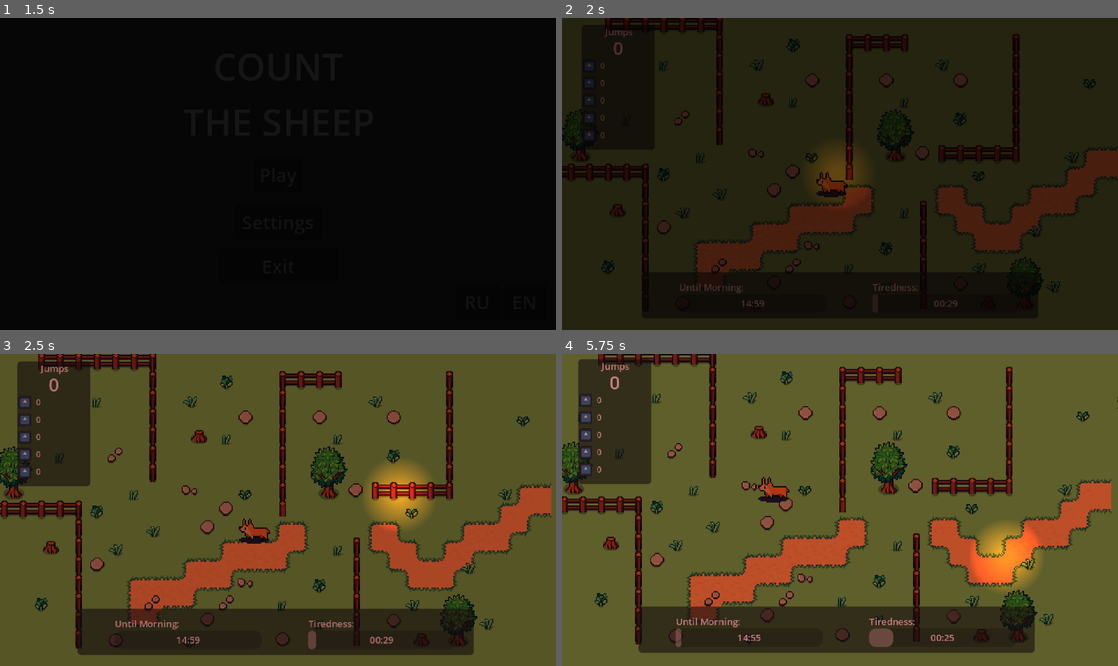
Above: before the commit, frames 1-4 (two rows, left to right).
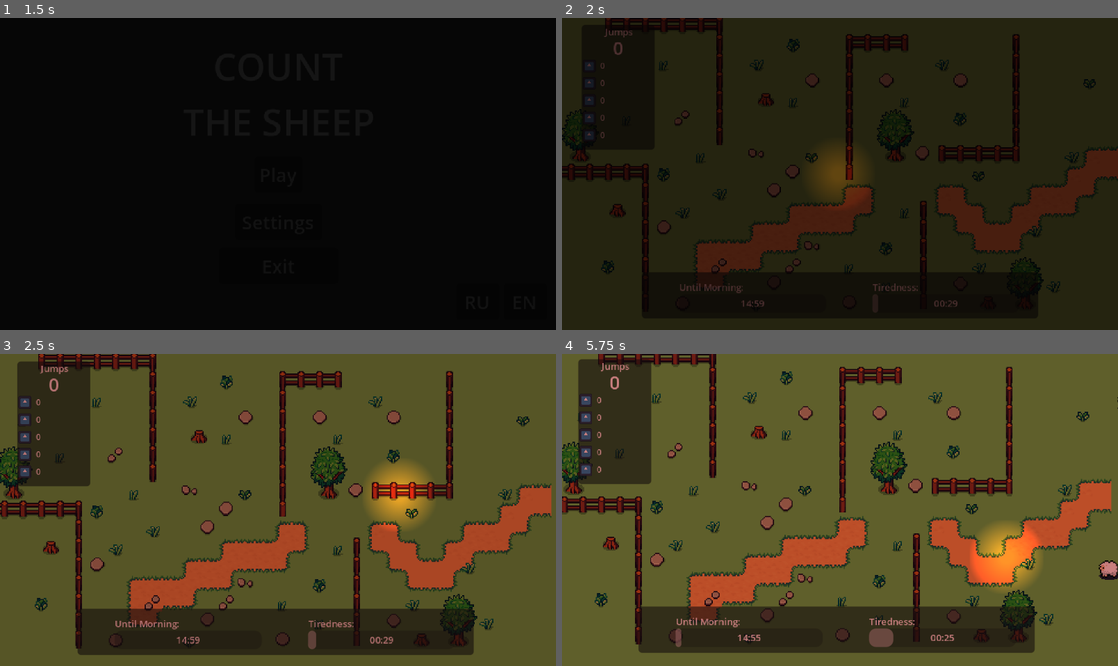
Above: after the commit, the same moments.

Repository: kandlash/Count-The-Sheep
Game: Godot game, scene res://scenes/main_menu.tscn
The game is run twice, just before and just after one commit, with the same random seed, the same clock (stepped at 60 frames per second) and the same inputs. The engine's default icon, where the game draws it, is replaced by a stand-in: a white triangle on a blue panel in a dark square. Sound files missing from this copy of the repository are replaced by a short silence.
Inputs (mouse positions are in pixels of both pictures, inside the frame that each line leads up to):
- Up to frame 1 (1.5 s): click "Play" at 0.5 s; click "Play" at 1.25 s
- Up to frame 2 (2 s): no input
- Up to frame 3 (2.5 s): tap Enter (ui_accept) at 2, 2.1, 2.27 s; move the mouse to (400, 494) at 2.02 s; click (400, 494) at 2.17 s
- Up to frame 4 (5.75 s): tap Enter (ui_accept) at 2.57, 3.6, 5.1, 5.27, 5.57 s; drag from (728, 525) to (1012, 435) at 2.77 s; move the mouse to (895, 441) at 3.52 s; click (895, 441) at 3.67 s; drag from (812, 572) to (845, 450) at 4.27 s; move the mouse to (1006, 556) at 5.02 s; click (1006, 556) at 5.17 s

Frame 1 is identical in both runs. In frame 2, 0.2% of the frame differs, in the area x 45-52%, y 49-58%; in frame 3, 0.3%; in frame 4, 0.5%, in the area x 35-100%, y 39-73%.

Commit message:
more sheep generators

Diff:
--- a/scenes/world.tscn
+++ b/scenes/world.tscn
@@ -485,13 +485,30 @@
 spawn_delay_min = 8.0
 spawn_delay_max = 17.0
 
-[node name="sheep_generator3" parent="." unique_id=215713845 instance=ExtResource("7_i7141")]
-position = Vector2(256, 71)
+[node name="sheep_generator5" parent="." unique_id=1102858592 instance=ExtResource("7_i7141")]
+position = Vector2(256, -89)
 spawn_delay_min = 6.0
 spawn_delay_max = 15.0
 
-[node name="sheep_generator5" parent="." unique_id=1102858592 instance=ExtResource("7_i7141")]
-position = Vector2(256, -89)
+[node name="sheep_generator7" parent="." unique_id=1507430451 instance=ExtResource("7_i7141")]
+position = Vector2(256, -40)
+spawn_delay_min = 6.0
+spawn_delay_max = 15.0
+
+[node name="sheep_generator3" parent="." unique_id=360258890 instance=ExtResource("7_i7141")]
+position = Vector2(-320, 40)
+direction = 1
+spawn_delay_min = 5.0
+spawn_delay_max = 15.0
+
+[node name="sheep_generator4" parent="." unique_id=1256166410 instance=ExtResource("7_i7141")]
+position = Vector2(-320, 88)
+direction = 1
+spawn_delay_min = 8.0
+spawn_delay_max = 17.0
+
+[node name="sheep_generator6" parent="." unique_id=1671146411 instance=ExtResource("7_i7141")]
+position = Vector2(256, 56)
 spawn_delay_min = 6.0
 spawn_delay_max = 15.0
 
@@ -761,7 +778,5 @@
 volume_db = -80.0
 autoplay = true
 
-[node name="dog" parent="." unique_id=537338450 instance=ExtResource("14_o8fc1")]
-
 [connection signal="area_entered" from="sheep_killer" to="sheep_killer" method="_on_area_entered"]
 [connection signal="area_entered" from="sheep_killer2" to="sheep_killer2" method="_on_area_entered"]
